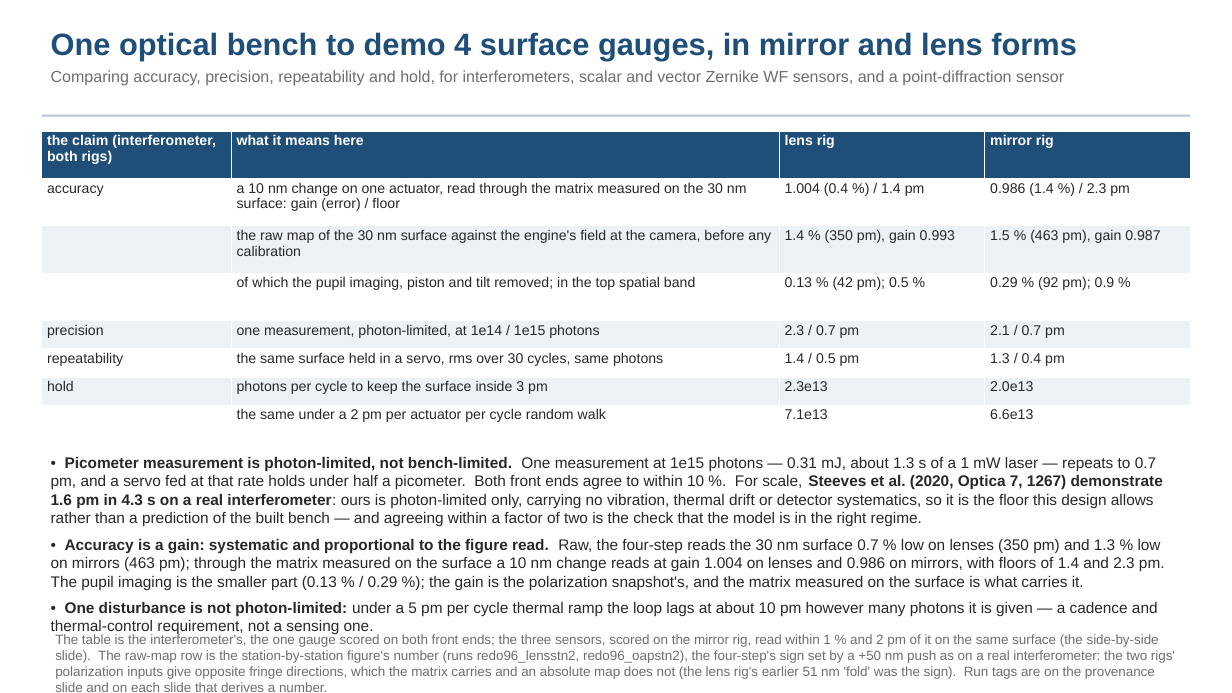
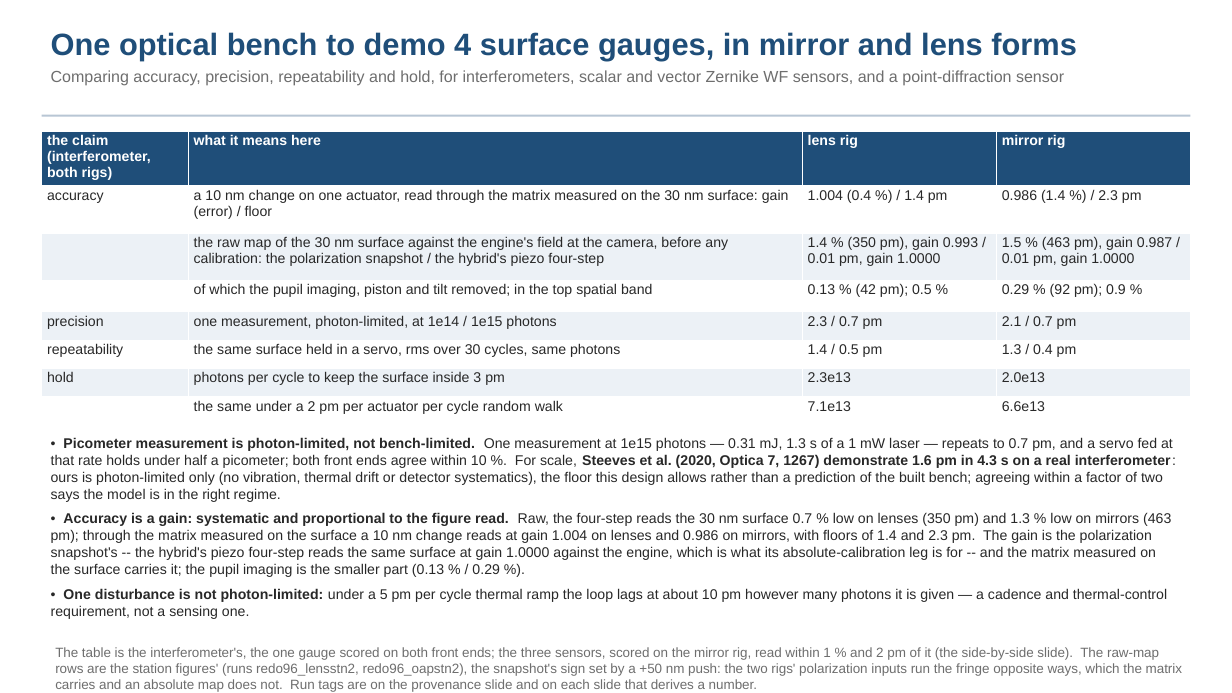
Before and after one commit to nasa-jpl/macos, a slide deck: slide 3 of demo_session/deck_gauges.pptx. Drawn at 1232x693 pixels with LibreOffice and Linux fonts; fonts in the diff are those of the drawing. Boxes give left, top, right and bottom in pixels: in the first picture for what was removed or moved away, otherwise in the second. Text is boxed around its words. In the diff, an @@ line names an element or a change of style, - is before the commit and + after.

```diff
--- a/demo_session/deck_gauges.pptx
+++ b/demo_session/deck_gauges.pptx
@@ table at (42,131,1191,418) @@
-row 3:  | the raw map of the 30 nm surface against the engine's field at the camera, before any calibration | 1.4 % (350 pm), gain 0.993 | 1.5 % (463 pm), gain 0.987
+row 3:  | the raw map of the 30 nm surface against the engine's field at the camera, before any calibration: the polarization snapshot / the hybrid's piezo four-step | 1.4 % (350 pm), gain 0.993 / 0.01 pm, gain 1.0000 | 1.5 % (463 pm), gain 0.987 / 0.01 pm, gain 1.0000
@@ text "• Picometer measurement is photon-limited, ...": place and size @@
-text "• Picometer measurement is photon-limited, ..." at (51,457,1165,635)
+text "• Picometer measurement is photon-limited, ..." at (51,437,1173,619)
@@ text at (51,437,1173,577): text changed; size 12 to 11 pt @@
-• Picometer measurement is photon-limited, not bench-limited. One measurement at 1e15 photons — 0.31 mJ, about 1.3 s of a 1 mW laser — repeats to 0.7 pm, and a servo fed at that rate holds under half a picometer. Both front ends agree to within 10 %. For scale, Steeves et al. (2020, Optica 7, 1267) demonstrate 1.6 pm in 4.3 s on a real interferometer: ours is photon-limited only, carrying no vibration, thermal drift or detector systematics, so it is the floor this design allows rather than a prediction of the built bench — and agreeing within a factor of two is the check that the model is in the right regime.
-• Accuracy is a gain: systematic and proportional to the figure read. Raw, the four-step reads the 30 nm surface 0.7 % low on lenses (350 pm) and 1.3 % low on mirrors (463 pm); through the matrix measured on the surface a 10 nm change reads at gain 1.004 on lenses and 0.986 on mirrors, with floors of 1.4 and 2.3 pm. The pupil imaging is the smaller part (0.13 % / 0.29 %); the gain is the polarization snapshot's, and the matrix measured on the surface is what carries it.
+• Picometer measurement is photon-limited, not bench-limited. One measurement at 1e15 photons — 0.31 mJ, 1.3 s of a 1 mW laser — repeats to 0.7 pm, and a servo fed at that rate holds under half a picometer; both front ends agree within 10 %. For scale, Steeves et al. (2020, Optica 7, 1267) demonstrate 1.6 pm in 4.3 s on a real interferometer: ours is photon-limited only (no vibration, thermal drift or detector systematics), the floor this design allows rather than a prediction of the built bench; agreeing within a factor of two says the model is in the right regime.
+• Accuracy is a gain: systematic and proportional to the figure read. Raw, the four-step reads the 30 nm surface 0.7 % low on lenses (350 pm) and 1.3 % low on mirrors (463 pm); through the matrix measured on the surface a 10 nm change reads at gain 1.004 on lenses and 0.986 on mirrors, with floors of 1.4 and 2.3 pm. The gain is the polarization snapshot's -- the hybrid's piezo four-step reads the same surface at gain 1.0000 against the engine, which is what its absolute-calibration leg is for -- and the matrix measured on the surface carries it; the pupil imaging is the smaller part (0.13 % / 0.29 %).
@@ text at (51,588,1167,619): size 12 to 11 pt in "• One disturbance is not photon-limited: under ..." @@
@@ text at (55,647,1182,692): text changed @@
-The table is the interferometer's, the one gauge scored on both front ends; the three sensors, scored on the mirror rig, read within 1 % and 2 pm of it on the same surface (the side-by-side slide). The raw-map row is the station-by-station figure's number (runs redo96_lensstn2, redo96_oapstn2), the four-step's sign set by a +50 nm push as on a real interferometer: the two rigs' polarization inputs give opposite fringe directions, which the matrix carries and an absolute map does not (the lens rig's earlier 51 nm 'fold' was the sign). Run tags are on the provenance slide and on each slide that derives a number.
+The table is the interferometer's, the one gauge scored on both front ends; the three sensors, scored on the mirror rig, read within 1 % and 2 pm of it (the side-by-side slide). The raw-map rows are the station figures' (runs redo96_lensstn2, redo96_oapstn2), the snapshot's sign set by a +50 nm push: the two rigs' polarization inputs run the fringe opposite ways, which the matrix carries and an absolute map does not. Run tags are on the provenance slide and on each slide that derives a number.
```
Also in this commit, not shown: 3 other slides changed, 10 other files.
